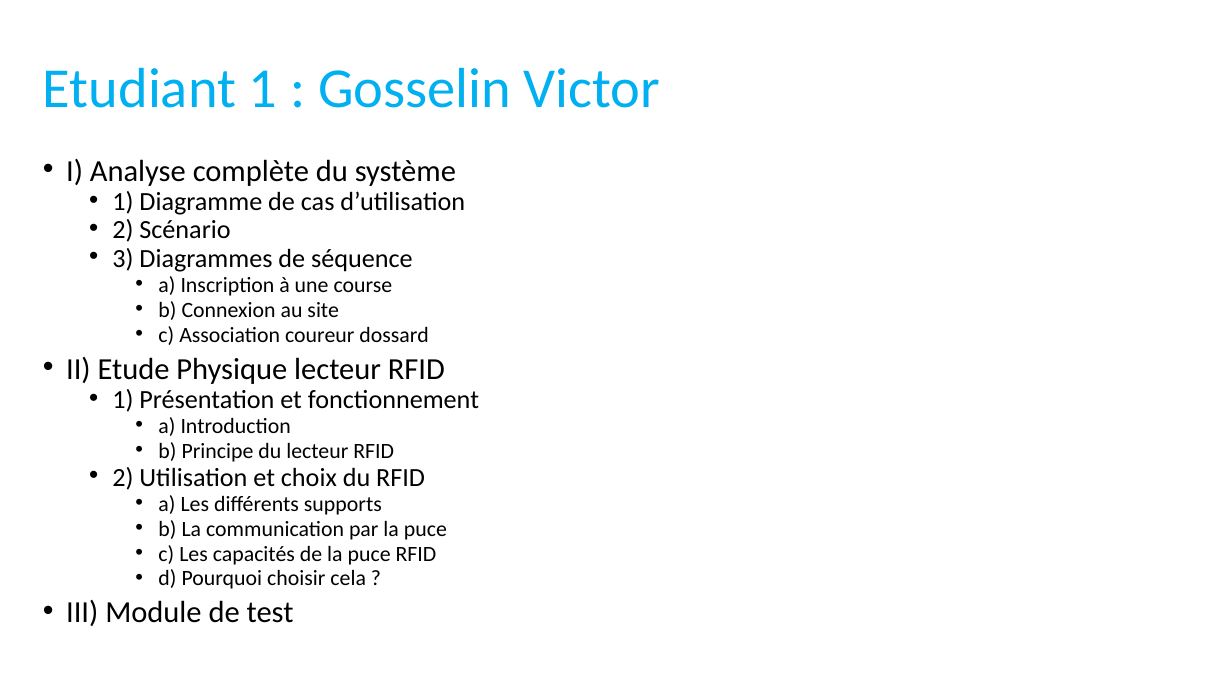
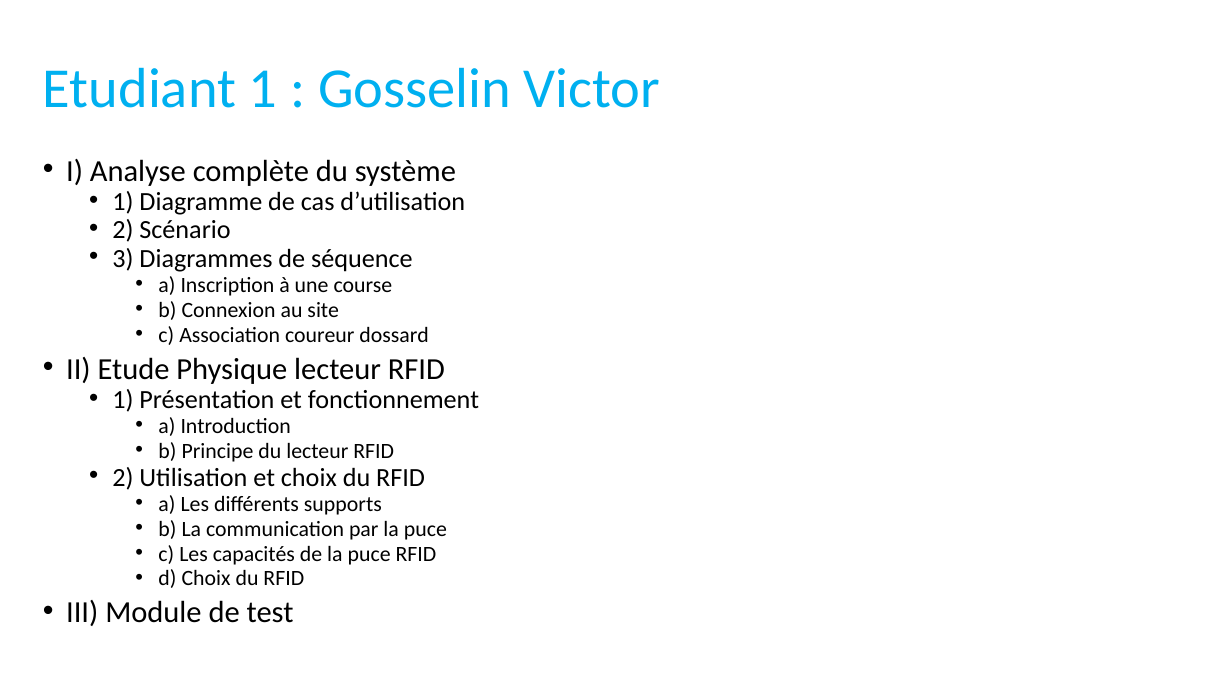
Before and after one commit to Maja2308/Projet_Cross, a slide deck: slide 7 of Diagrammes Communs/Presentation_Revue0.pptx. Drawn at 1232x693 pixels with LibreOffice and Linux fonts; fonts in the diff are those of the drawing. Boxes give left, top, right and bottom in pixels: in the first picture for what was removed or moved away, otherwise in the second. Text is boxed around its words. In the diff, an @@ line names an element or a change of style, - is before the commit and + after.

```diff
--- a/Diagrammes Communs/Presentation_Revue0.pptx
+++ b/Diagrammes Communs/Presentation_Revue0.pptx
@@ text at bbox=[158, 569, 304, 588]: text changed @@
-    • d) Pourquoi choisir cela ?
+    • d) Choix du RFID
```
Also in this commit, not shown: 5 other slides changed, 1 slide added.
